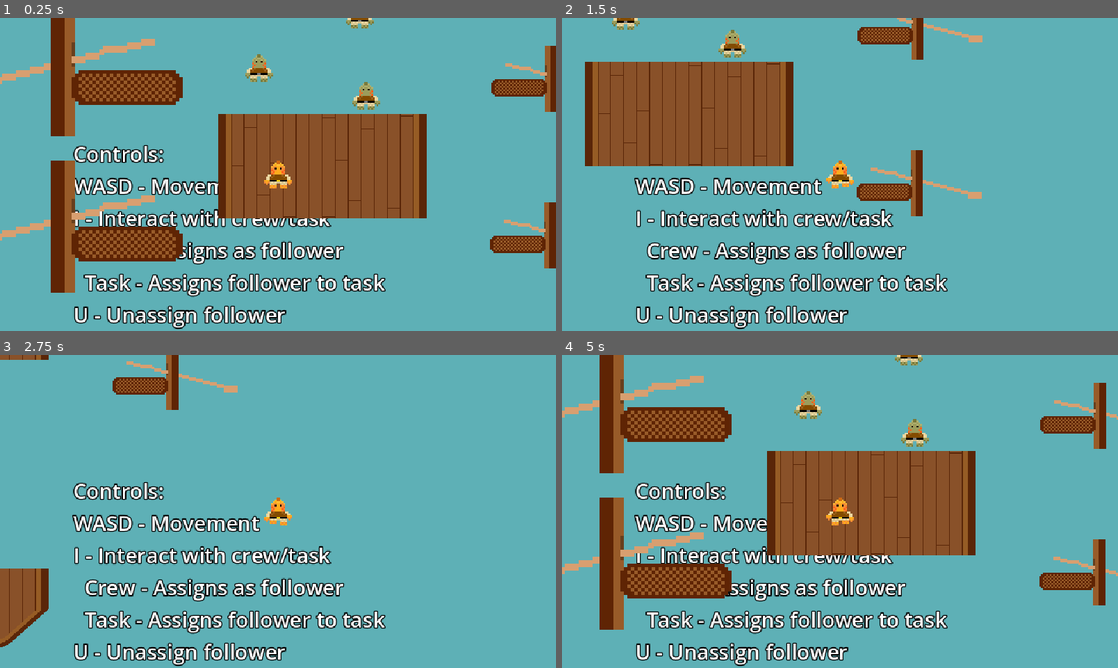
Above: before the commit, frames 1-4 (two rows, left to right).
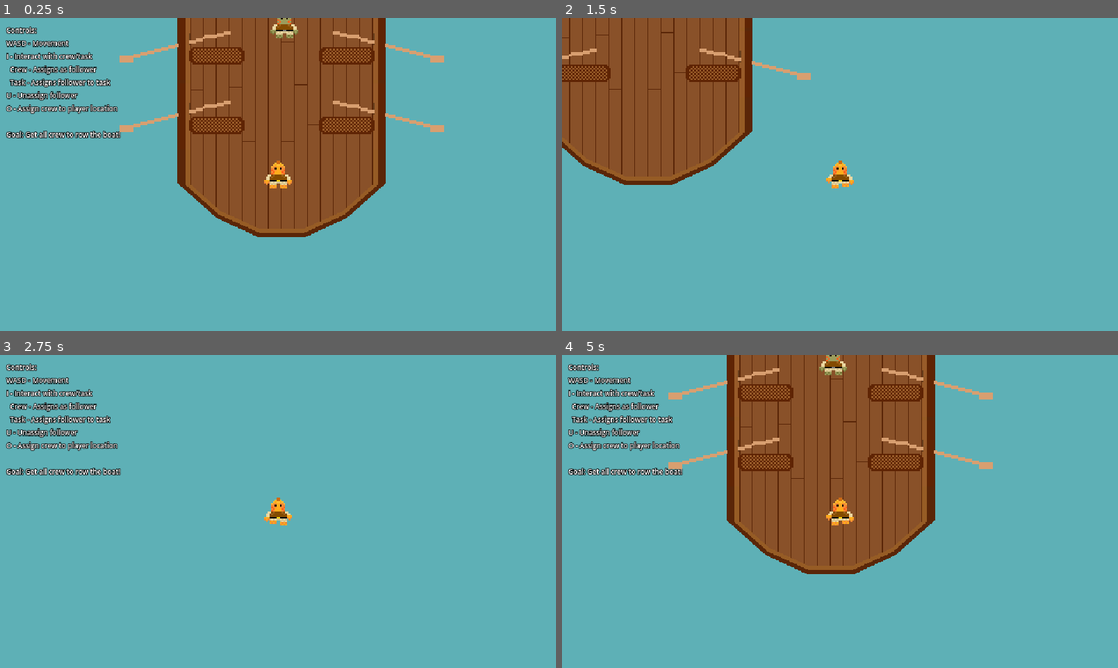
Above: after the commit, the same moments.

Repository: Splashy-Inc/splish-splashisson
Game: Godot game, scene res://Scenes/playground.tscn
Two runs of this game, one before a commit and one after it. Both use one fixed random seed, a clock stepped at 60 frames per second and the inputs below.
Inputs:
- Up to frame 1 (0.25 s): no input
- Up to frame 2 (1.5 s): tap Enter at 0.5 s; hold D (right) 0.53-1.28 s; tap I (interact) at 0.6 s; hold S (down) from 1.28 s (still down); tap O (location) at 1.35 s
- Up to frame 3 (2.75 s): release S (down) at 2.03 s; hold D (right) from 2.03 s (still down); tap U (unassign) at 2.1 s
- Up to frame 4 (5 s): release D (right) at 2.78 s; hold W (up) 2.78-3.53 s; tap I (interact) at 2.85 s; hold A (left) from 3.53 s (still down); tap O (location) at 3.6 s; tap U (unassign) at 4.35 s

The runs differ from the first frame. In frame 1, 39% of the frame differs, in the area x 0-100%, y 0-100%; in frame 2, 22%; in frame 3, 14%; in frame 4, 39%.

Commit message:
Update playground with mew scaled assets

Diff:
--- a/Scenes/playground.tscn
+++ b/Scenes/playground.tscn
@@ -10,8 +10,8 @@
 [ext_resource type="PackedScene" uid="uid://bh2fvow0in3wk" path="res://Scenes/rowing_task.tscn" id="4_jb6lg"]
 
 [sub_resource type="LabelSettings" id="LabelSettings_qe181"]
-font_size = 24
-outline_size = 5
+font_size = 8
+outline_size = 3
 outline_color = Color(0, 0, 0, 1)
 
 [node name="Playground" type="Node"]
@@ -25,10 +25,10 @@
 texture = ExtResource("1_e04j1")
 
 [node name="Label" type="Label" parent="CanvasLayer"]
-offset_left = 84.0
-offset_top = 139.0
-offset_right = 477.0
-offset_bottom = 469.0
+offset_left = 7.0
+offset_top = 8.0
+offset_right = 139.0
+offset_bottom = 140.0
 text = "Controls:
 WASD - Movement
 I - Interact with crew/task
@@ -41,56 +41,56 @@
 label_settings = SubResource("LabelSettings_qe181")
 
 [node name="Boat" type="Node2D" parent="."]
-position = Vector2(960, 540)
+position = Vector2(320, 180)
 
 [node name="Hull" type="Node2D" parent="Boat"]
 
 [node name="Bow" type="Sprite2D" parent="Boat/Hull"]
-position = Vector2(0, -360)
+position = Vector2(0, -120)
 texture = ExtResource("2_12uad")
 
 [node name="Deck" type="Sprite2D" parent="Boat/Hull"]
 texture = ExtResource("3_1cslk")
 
 [node name="Stern" type="Sprite2D" parent="Boat/Hull"]
-position = Vector2(0, 360)
+position = Vector2(0, 120)
 texture = ExtResource("4_42esw")
 
 [node name="Tasks" type="Node2D" parent="Boat"]
 
 [node name="RowingTask" parent="Boat/Tasks" instance=ExtResource("4_jb6lg")]
-position = Vector2(226, -90)
+position = Vector2(75, -40)
 
 [node name="RowingTask2" parent="Boat/Tasks" instance=ExtResource("4_jb6lg")]
-position = Vector2(225, 90)
+position = Vector2(75, 40)
 
 [node name="RowingTask3" parent="Boat/Tasks" instance=ExtResource("4_jb6lg")]
-position = Vector2(-225, -90)
+position = Vector2(-75, -40)
 rotation = -3.14159
-scale = Vector2(2, -2)
+scale = Vector2(1, -1)
 
 [node name="RowingTask4" parent="Boat/Tasks" instance=ExtResource("4_jb6lg")]
-position = Vector2(-225, 90)
+position = Vector2(-75, 40)
 rotation = -3.14159
-scale = Vector2(2, -2)
+scale = Vector2(1, -1)
 
 [node name="CrewMember" parent="." instance=ExtResource("1_tnbfu")]
-position = Vector2(1010, 459)
+position = Vector2(380, 71)
 
 [node name="CrewMember2" parent="." instance=ExtResource("1_tnbfu")]
-position = Vector2(1003, 366)
+position = Vector2(331, 49)
 
 [node name="CrewMember3" parent="." instance=ExtResource("1_tnbfu")]
-position = Vector2(887, 427)
+position = Vector2(323, 104)
 
 [node name="CrewMember4" parent="." instance=ExtResource("1_tnbfu")]
-position = Vector2(890, 314)
+position = Vector2(269, 71)
 
 [node name="Splish" parent="." instance=ExtResource("1_vcfar")]
-position = Vector2(909, 550)
+position = Vector2(316, 277)
 
 [node name="GameCamera" type="Camera2D" parent="." node_paths=PackedStringArray("focus_target")]
-position = Vector2(960, 540)
+position = Vector2(320, 180)
 script = ExtResource("2_gusxx")
 focus_target = NodePath("../Splish")
 
